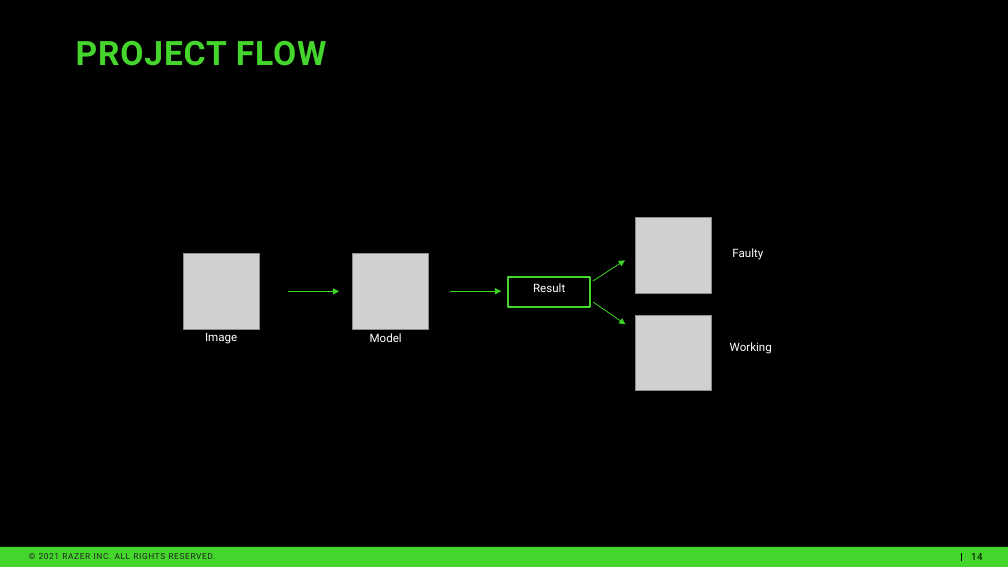
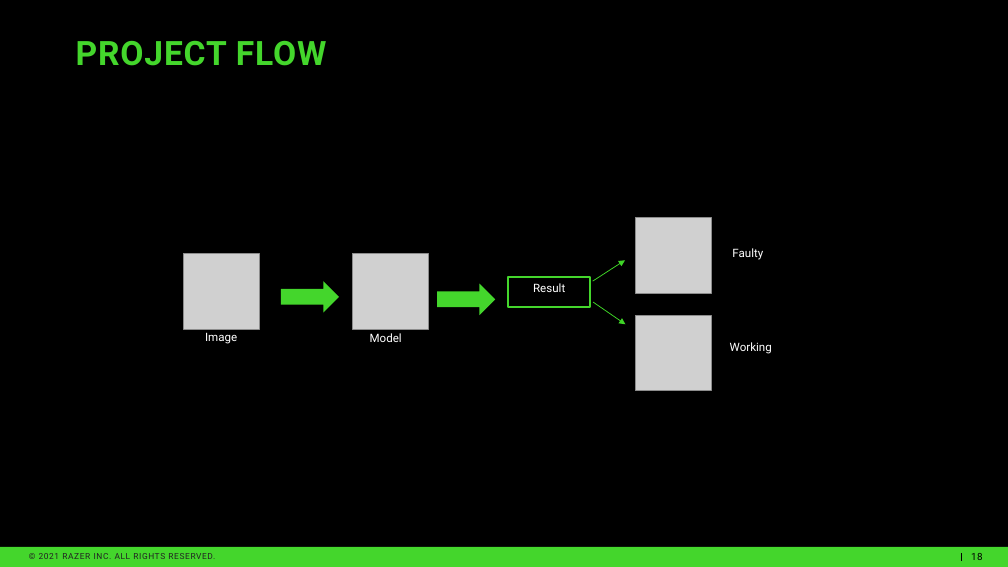
Before and after one commit to rommelsim/Capstone-Revised, a slide deck: slide 18 of Revised Capstone Presentation.pptx (slide 14 before the commit). Drawn at 1008x567 pixels with LibreOffice and Linux fonts; fonts in the diff are those of the drawing; grey boxes stand for pictures; background and template pictures are left out. Boxes give left, top, right and bottom in pixels: in the first picture for what was removed or moved away, otherwise in the second. Text is boxed around its words. In the diff, an @@ line names an element or a change of style, - is before the commit and + after.

```diff
--- a/Revised Capstone Presentation.pptx
+++ b/Revised Capstone Presentation.pptx
@@ right arrow added at (281,281,340,313), fill #44D62C @@
@@ arrow removed from (288, 291) to (340, 291) @@
@@ right arrow added at (437,284,495,315), fill #44D62C @@
@@ arrow removed from (450, 291) to (501, 291) @@
@@ page number at (971,553,983,560): text changed @@
-14
+18
```
Also in this commit, not shown: 12 other slides changed, 4 slides added, 9 other files.
